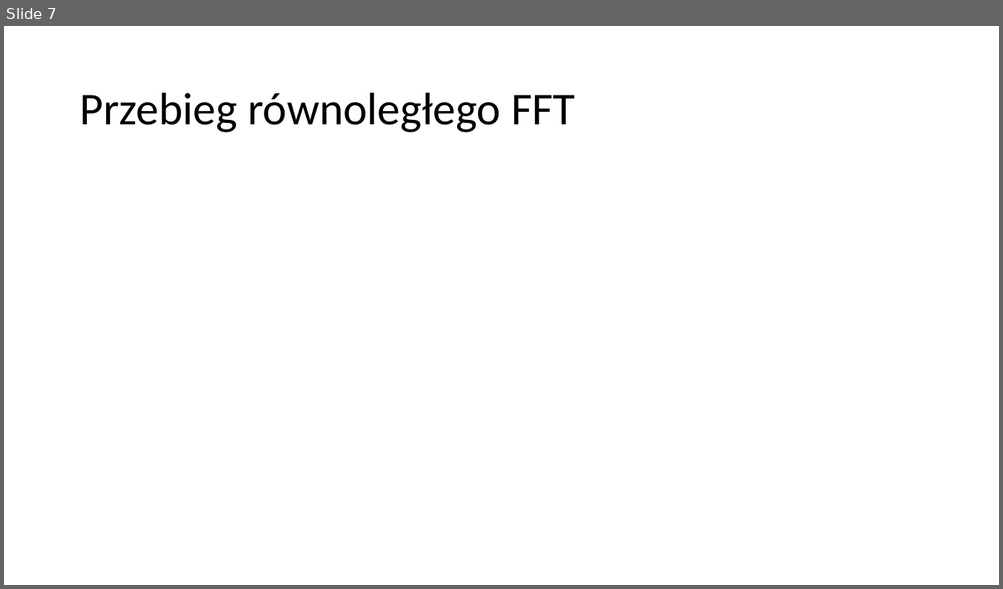
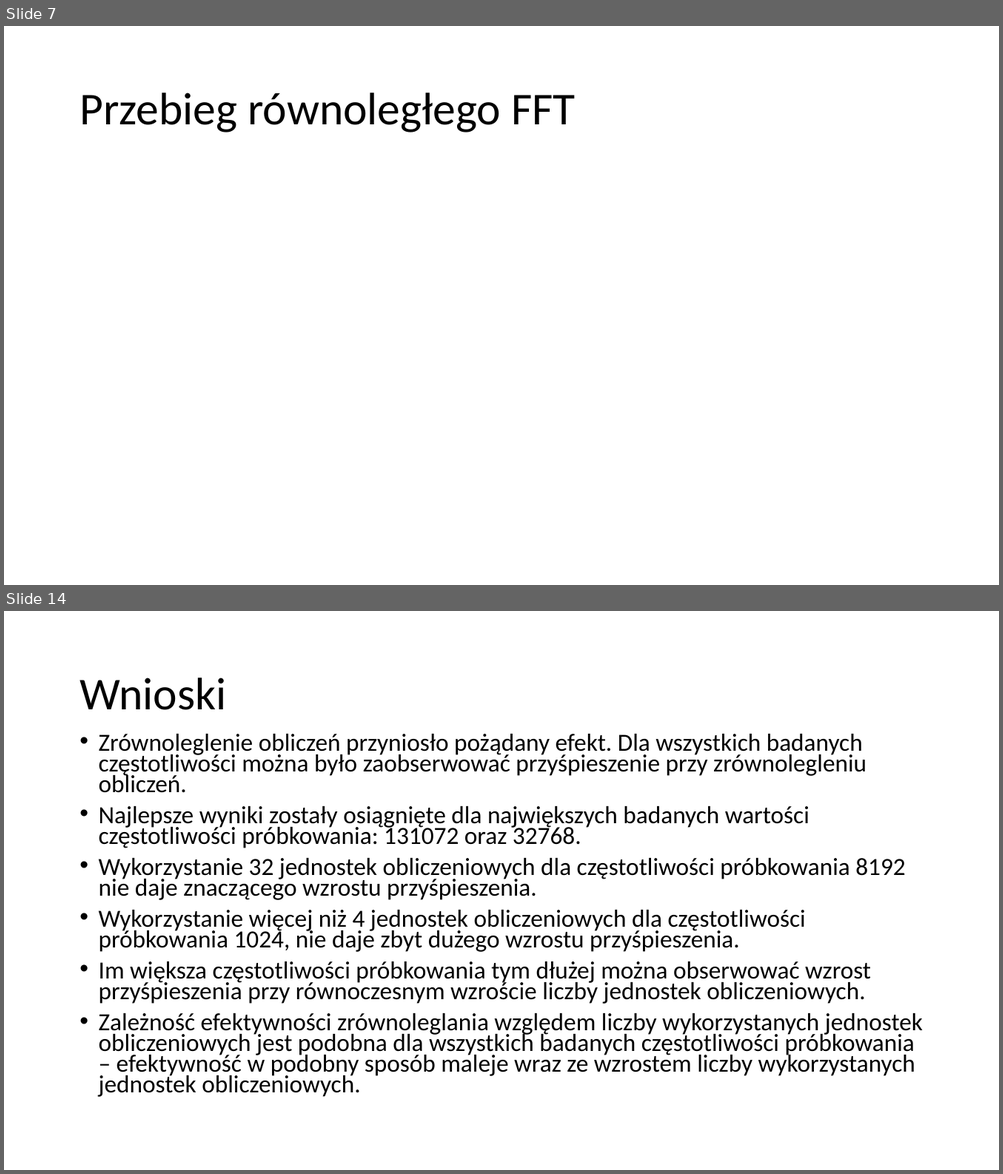
Before and after one commit to mszlachetka/mpi_fft, a slide deck: fft_prezentacja.pptx. Shown one above the other, each under a label of ours: slide 7 before the commit, slides 7 and 14 after it; the slides between them are not shown. The pictures are 1003x589 and 1003x1174 pixels, drawn with LibreOffice and Linux fonts; fonts in the diff are those of the drawing; grey boxes stand for pictures. Boxes give left, top, right and bottom in pixels: in the first picture for what was removed or moved away, otherwise in the second. Text is boxed around its words. In the diff, an @@ line names an element or a change of style, - is before the commit and + after.

```diff
--- a/fft_prezentacja.pptx
+++ b/fft_prezentacja.pptx
@@ slide 14 added at bbox=[4, 611, 999, 1170], background #FFFFFF @@
@@ title added at bbox=[79, 678, 226, 710], 44 pt, text #000000 @@
+Wnioski
@@ text added at bbox=[99, 734, 922, 1097], 23.8 pt, text #000000 @@
+• Zrównoleglenie obliczeń przyniosło pożądany efekt. Dla wszystkich badanych częstotliwości można było zaobserwować przyśpieszenie przy zrównolegleniu obliczeń.
+• Najlepsze wyniki zostały osiągnięte dla największych badanych wartości częstotliwości próbkowania: 131072 oraz 32768.
+• Wykorzystanie 32 jednostek obliczeniowych dla częstotliwości próbkowania 8192 nie daje znaczącego wzrostu przyśpieszenia.
+• Wykorzystanie więcej niż 4 jednostek obliczeniowych dla częstotliwości próbkowania 1024, nie daje zbyt dużego wzrostu przyśpieszenia.
+• Im większa częstotliwości próbkowania tym dłużej można obserwować wzrost przyśpieszenia przy równoczesnym wzroście liczby jednostek obliczeniowych.
+• Zależność efektywności zrównoleglania względem liczby wykorzystanych jednostek obliczeniowych jest podobna dla wszystkich badanych częstotliwości próbkowania – efektywność w podobny sposób maleje wraz ze wzrostem liczby wykorzystanych jednostek obliczeniowych.
```
Also in this commit, not shown: 1 slide changed, 6 other slides added, 2 other files.
